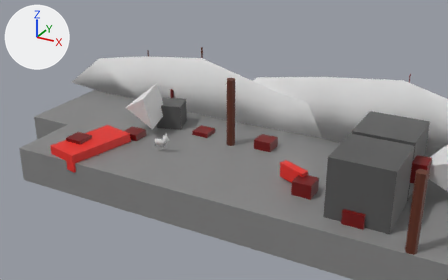
One commit to the Blender file assets/map_city.blend: the scene before it, then after it.
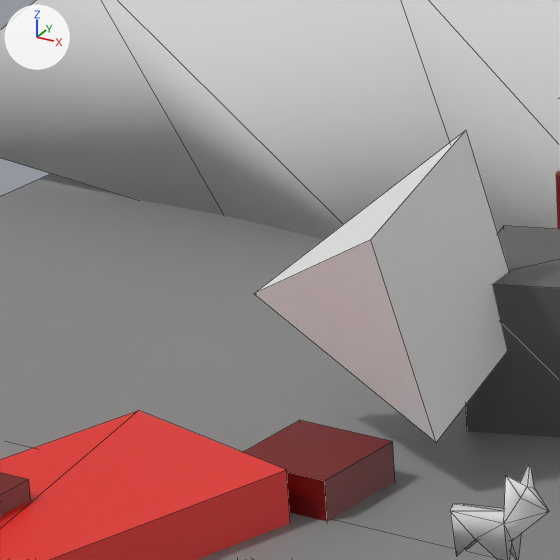
Old and new are each drawn from a 50 mm lens placed at (17.98, -25.83, 14.97), pointed at (-0.37, 7.54, -1.71) and again close up on the part from 20% to 38% of the width and 23% to 53% of the height. The axes (+X, +Y, +Z) are drawn at upper left. The lights are the same throughout. The close-ups show mesh edges as thin lines.

The scene before the commit, as lines of its bpy script (objects in view):
```python
me_cube_012 = bpy.data.meshes.new('Cube.012')
me_cube_012.from_pydata(...)  # a box spanning x -0.5..0.5, y -0.5..0.5, z -0.5..0.5
me_cube_012.materials.append(mat_material_001)  # dark red #720001
me_cube_044 = bpy.data.meshes.new('Cube.044')
me_cube_044.from_pydata([(-1.0, -1.0, -1.0), (-1.0, -1.0, 1.0), (0.0, 1.0, 0.0), (1.0, -1.0, -1.0), (1.0, -1.0, 1.0)], [], [(0, 1, 2), (2, 4, 3), (3, 4, 1, 0), (2, 3, 0), (2, 1, 4)])
me_lisek = bpy.data.meshes.new('Lisek')
me_lisek.from_pydata(...)  # 20 vertices, 36 faces; spans x -0.176..0.176, y -0.373..0.585, z -0.001..0.893
ob_bush_012 = bpy.data.objects.new('Bush.012', me_cube_012)
ob_bush_012.location = (-2.77, 0.99, 0.38)
ob_lisek = bpy.data.objects.new('Lisek', me_lisek)
ob_lisek.location = (0.0, 0.0, 0.77)
ob_lisek.rotation_euler = (0.0, 0.0, 1.571)  # degrees (0, 0, 90)
ob_spawn_bird = bpy.data.objects.new('Spawn_Bird', me_cube_044)
ob_spawn_bird.location = (-3.0, 2.0, 2.0)
ob_spawn_bird.rotation_euler = (-0.175, -0.175, 1.745)  # degrees (-10, -10, 100)
# also in view: 'House.001' at (-1.9, 3.7, 1.19); 'Bush.005' at (-4.52, -1.75, 0.69); 'Ogon' at (0.05, 6.35, 1.26); 'Ground' at (7.53, -1.45, -0.5); 'Obstacle_car' at (-3.95, -1.41, 0.5)
```
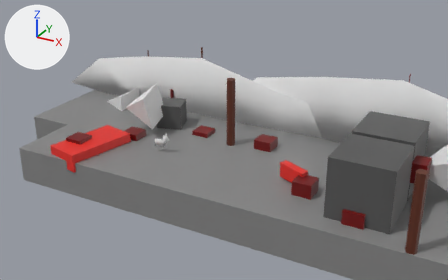
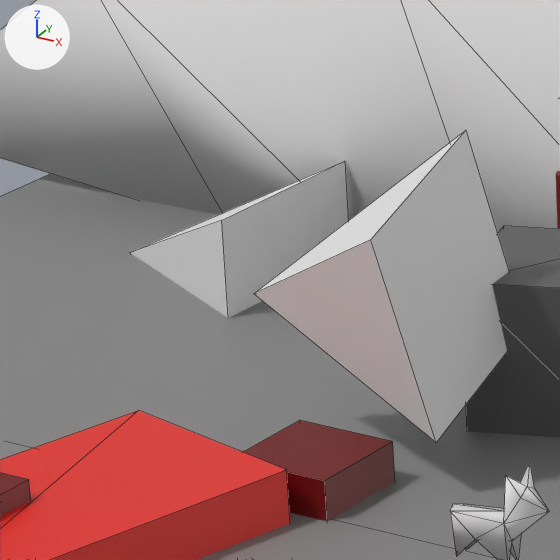
Edits to the bpy script that builds the scene:
```text
Add ob_spawn_animal:
    ob_spawn_animal = bpy.data.objects.new('Spawn_Animal', me_cube_044.copy())  # the mesh of ob_spawn_bird
    ob_spawn_animal.location = (-7.0, 5.0, 0.5)
    ob_spawn_animal.rotation_euler = (0.0, 0.0, 1.571)  # degrees (0, 0, 90)
```

Boxes [x1, y1, x2, y2] around the edits, measured in the close-ups (560 x 560 px):
'Spawn_Animal', added
    after: [130, 161, 349, 318]
